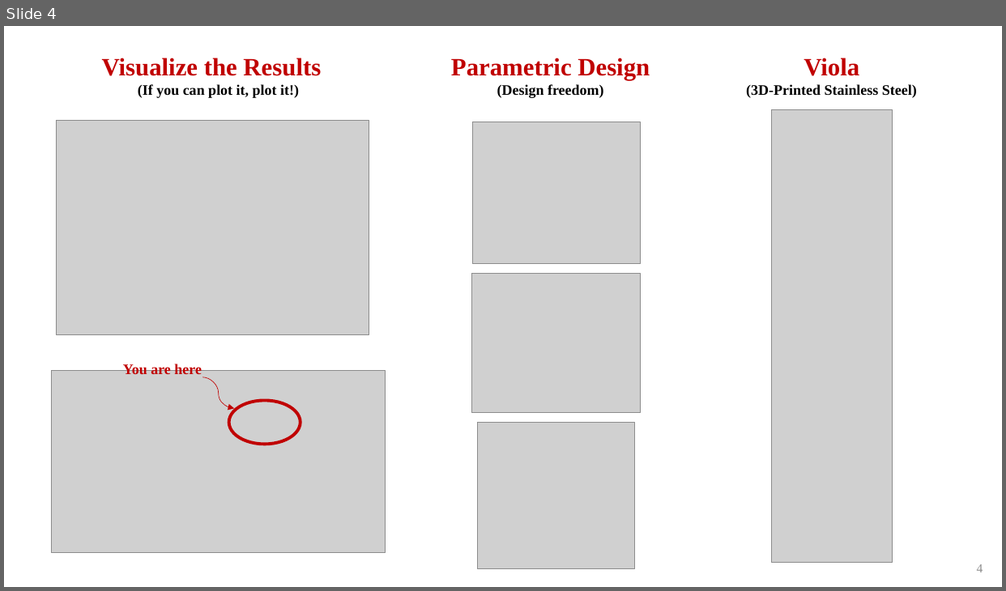
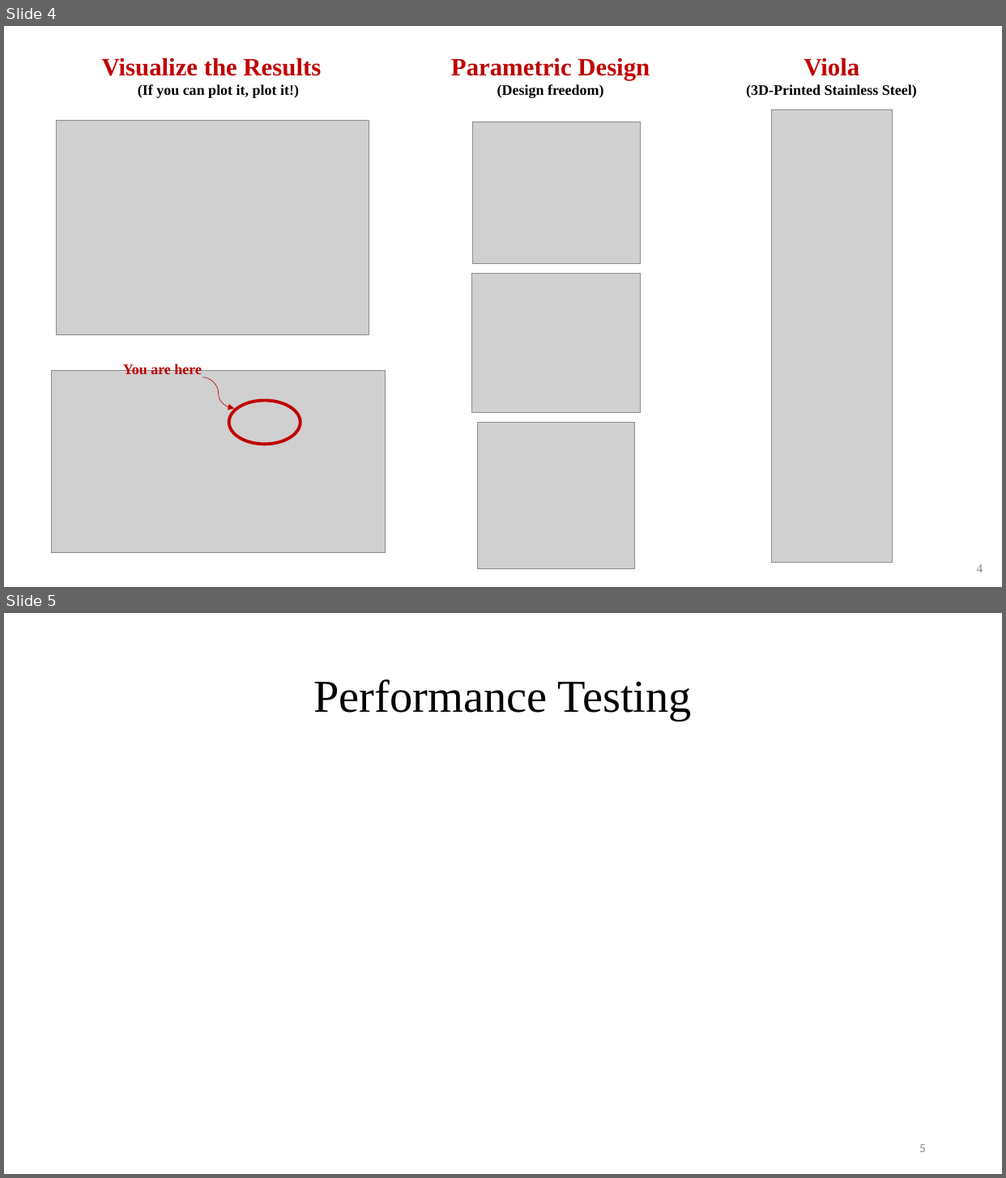
Before and after one commit to psas/electric-feed-system-prototype, a slide deck: Docs/Presentations/Slides/froyo_edits.pptx. Shown one above the other, each under a label of ours: slide 4 before the commit, slides 4 and 5 after it. The pictures are 1006x591 and 1006x1178 pixels, drawn with LibreOffice and Linux fonts; fonts in the diff are those of the drawing; grey boxes stand for pictures. Boxes give left, top, right and bottom in pixels: in the first picture for what was removed or moved away, otherwise in the second. Text is boxed around its words. In the diff, an @@ line names an element or a change of style, - is before the commit and + after.

Commit message:
slide edits

```diff
--- a/Docs/Presentations/Slides/froyo_edits.pptx
+++ b/Docs/Presentations/Slides/froyo_edits.pptx
@@ slide 5 added at [4,613,1002,1174], background #FFFFFF @@
@@ title added at [313,679,692,721], 44 pt, text #000000 @@
+Performance Testing
@@ page number added at [919,1144,926,1152], 12 pt, text #8C8C8C @@
+5
```
Also in this commit, not shown: 1 slide changed, 1 other slide added.
